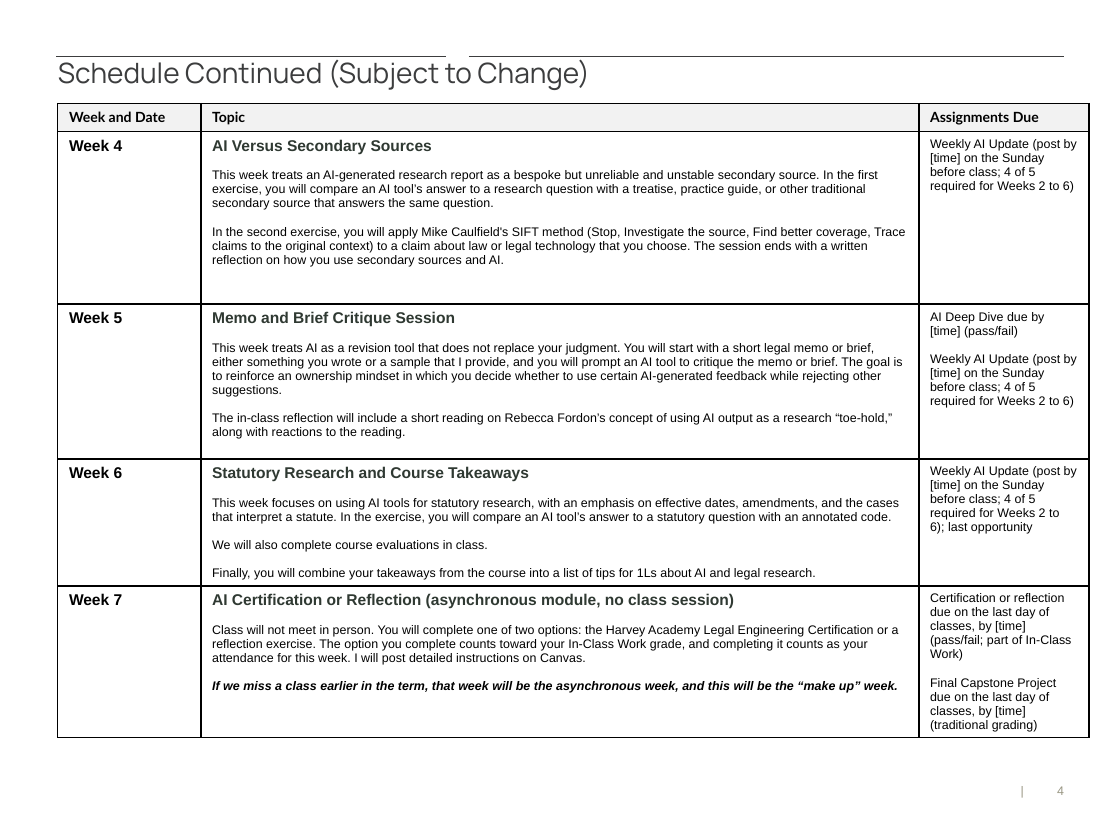
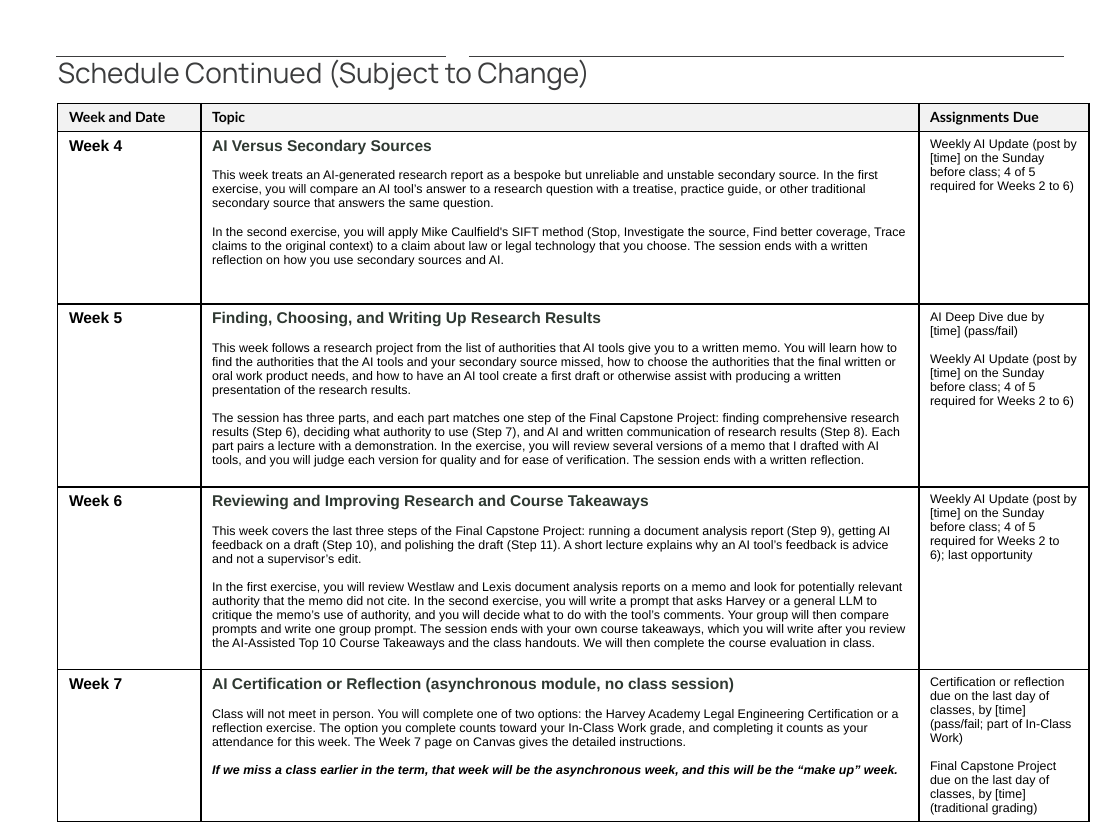
Before and after one commit to jmtedjeske-crane/jmtedjeske-crane.github.io, a slide deck: slide 4 of materials/AI_and_Legal_Research_Generic_Syllabus.pptx. Drawn at 1120x840 pixels with LibreOffice and Linux fonts; fonts in the diff are those of the drawing. Boxes give left, top, right and bottom in pixels: in the first picture for what was removed or moved away, otherwise in the second. Text is boxed around its words. In the diff, an @@ line names an element or a change of style, - is before the commit and + after.

```diff
--- a/materials/AI_and_Legal_Research_Generic_Syllabus.pptx
+++ b/materials/AI_and_Legal_Research_Generic_Syllabus.pptx
@@ table at [58,103,1090,819] @@
-row 3, column 2: Memo and Brief Critique Session / This week treats AI as a revision tool that does not replace your judgment. You will start with a short legal memo or brief, either something you wrote or a sample that I provide, and you will prompt an AI tool to critique the memo or brief. The goal is to reinforce an ownership mindset in which you decide whether to use certain AI-generated feedback while rejecting other suggestions. / The in-class reflection will include a short reading on Rebecca Fordon’s concept of using AI output as a research “toe-hold,” along with reactions to the reading.
+row 3, column 2: Finding, Choosing, and Writing Up Research Results / This week follows a research project from the list of authorities that AI tools give you to a written memo. You will learn how to find the authorities that the AI tools and your secondary source missed, how to choose the authorities that the final written or oral work product needs, and how to have an AI tool create a first draft or otherwise assist with producing a written presentation of the research results. / The session has three parts, and each part matches one step of the Final Capstone Project: finding comprehensive research results (Step 6), deciding what authority to use (Step 7), and AI and written communication of research results (Step 8). Each part pairs a lecture with a demonstration. In the exercise, you will review several versions of a memo that I drafted with AI tools, and you will judge each version for quality and for ease of verification. The session ends with a written reflection.
-row 4, column 2: Statutory Research and Course Takeaways / This week focuses on using AI tools for statutory research, with an emphasis on effective dates, amendments, and the cases that interpret a statute. In the exercise, you will compare an AI tool’s answer to a statutory question with an annotated code. / We will also complete course evaluations in class. / Finally, you will combine your takeaways from the course into a list of tips for 1Ls about AI and legal research.
+row 4, column 2: Reviewing and Improving Research and Course Takeaways / This week covers the last three steps of the Final Capstone Project: running a document analysis report (Step 9), getting AI feedback on a draft (Step 10), and polishing the draft (Step 11). A short lecture explains why an AI tool’s feedback is advice and not a supervisor’s edit. / In the first exercise, you will review Westlaw and Lexis document analysis reports on a memo and look for potentially relevant authority that the memo did not cite. In the second exercise, you will write a prompt that asks Harvey or a general LLM to critique the memo’s use of authority, and you will decide what to do with the tool’s comments. Your group will then compare prompts and write one group prompt. The session ends with your own course takeaways, which you will write after you review the AI-Assisted Top 10 Course Takeaways and the class handouts. We will then complete the course evaluation in class.
-row 5, column 2: AI Certification or Reflection (asynchronous module, no class session) / Class will not meet in person. You will complete one of two options: the Harvey Academy Legal Engineering Certification or a reflection exercise. The option you complete counts toward your In-Class Work grade, and completing it counts as your attendance for this week. I will post detailed instructions on Canvas. / If we miss a class earlier in the term, that week will be the asynchronous week, and this will be the “make up” week.
+row 5, column 2: AI Certification or Reflection (asynchronous module, no class session) / Class will not meet in person. You will complete one of two options: the Harvey Academy Legal Engineering Certification or a reflection exercise. The option you complete counts toward your In-Class Work grade, and completing it counts as your attendance for this week. The Week 7 page on Canvas gives the detailed instructions. / If we miss a class earlier in the term, that week will be the asynchronous week, and this will be the “make up” week.
@@ page number removed at [1057,786,1064,795] @@
-4
```
Also in this commit, not shown: 2 other slides changed, 8 other files.
